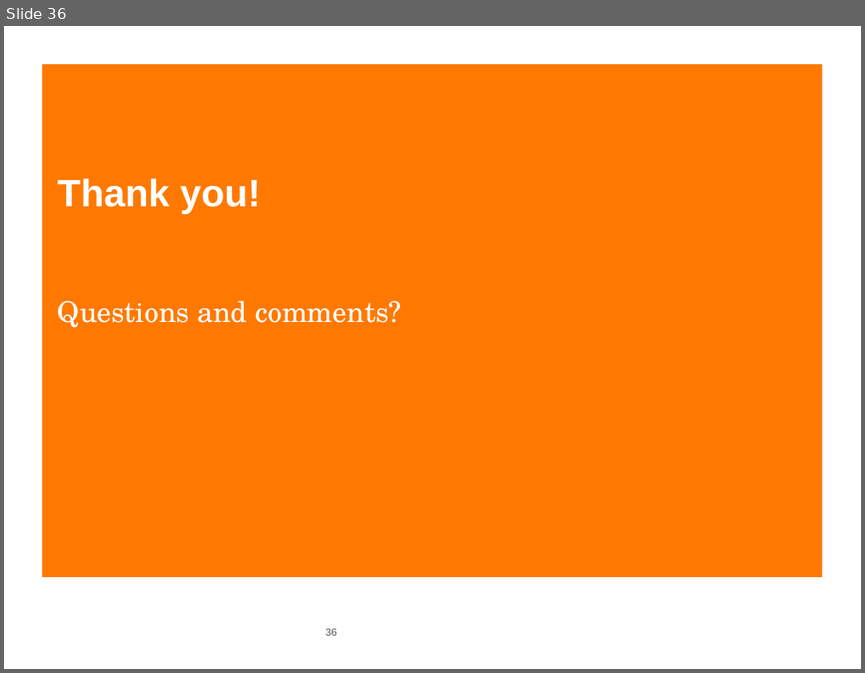
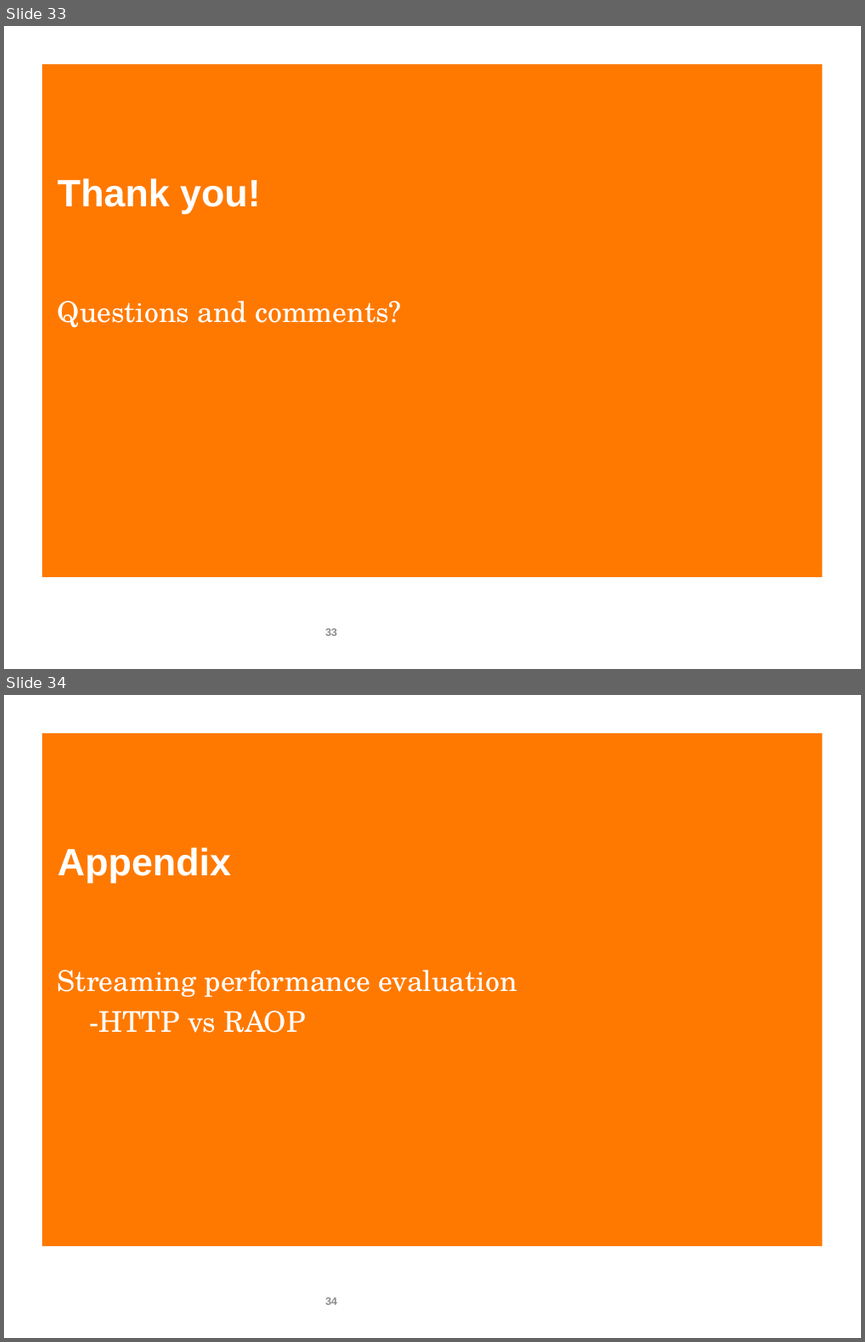
Before and after one commit to pengdev/home-networking, a slide deck: liu_120515.ppt. Shown one above the other, each under a label of ours: slide 36 before the commit, slides 33 and 34 after it. The pictures are 865x673 and 865x1342 pixels, drawn with LibreOffice and Linux fonts; fonts in the diff are those of the drawing; background and template pictures are left out. Boxes give left, top, right and bottom in pixels: in the first picture for what was removed or moved away, otherwise in the second. Text is boxed around its words. In the diff, an @@ line names an element or a change of style, - is before the commit and + after.

```diff
--- a/liu_120515.ppt
+++ b/liu_120515.ppt
@@ slide 34 added at (x1=4, y1=695, x2=861, y2=1338), background #FFFFFF; not listed: 1 template element that a slide beside it also shows @@
@@ title added at (x1=58, y1=847, x2=231, y2=883), 32 pt, text #FFFFFF, bold @@
+Appendix
@@ subtitle added at (x1=58, y1=970, x2=517, y2=1032), 24 pt, text #FFFFFF @@
+Streaming performance evaluation
+-HTTP vs RAOP
@@ page number added at (x1=325, y1=1297, x2=337, y2=1304), 9 pt, text #898989, bold @@
+34
@@ what was slide 36 is now slide 33 @@
@@ page number at (x1=325, y1=628, x2=337, y2=635): text changed @@
-36
+33
```
Also in this commit, not shown: 14 slides changed, 1 other file.
